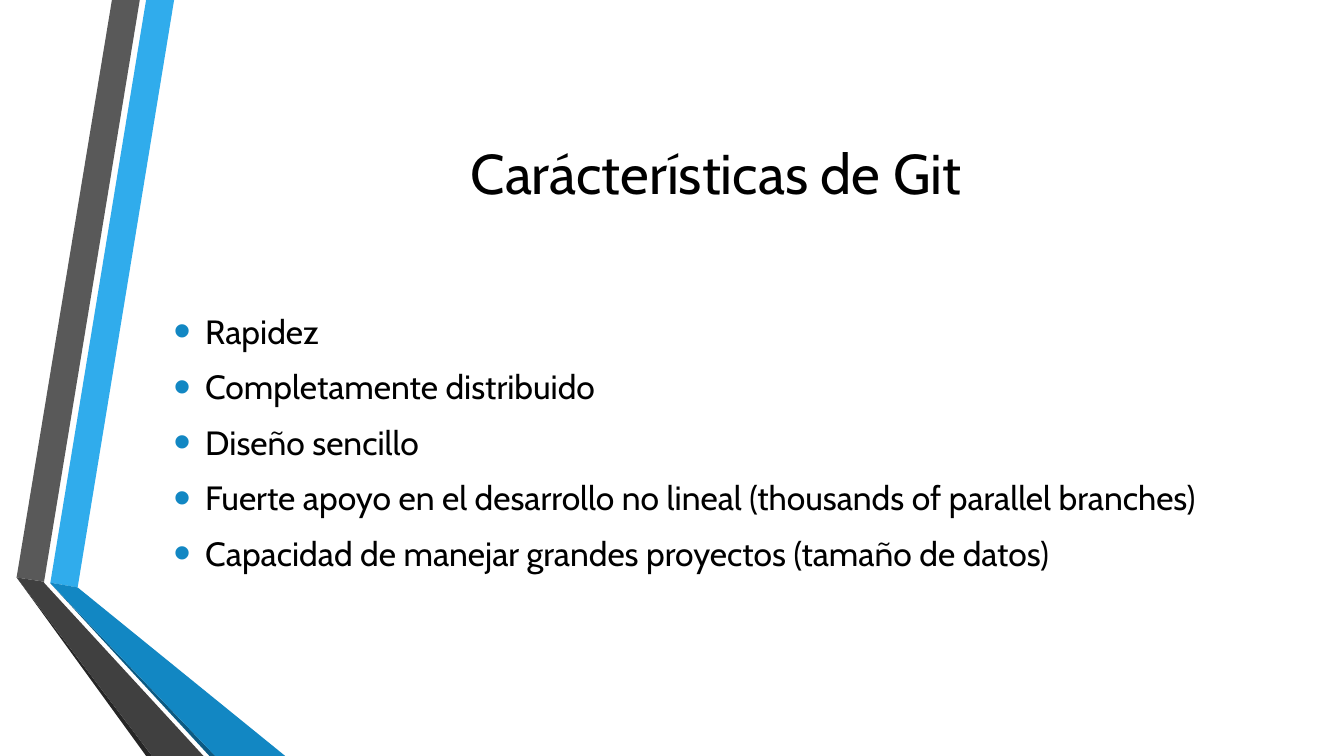
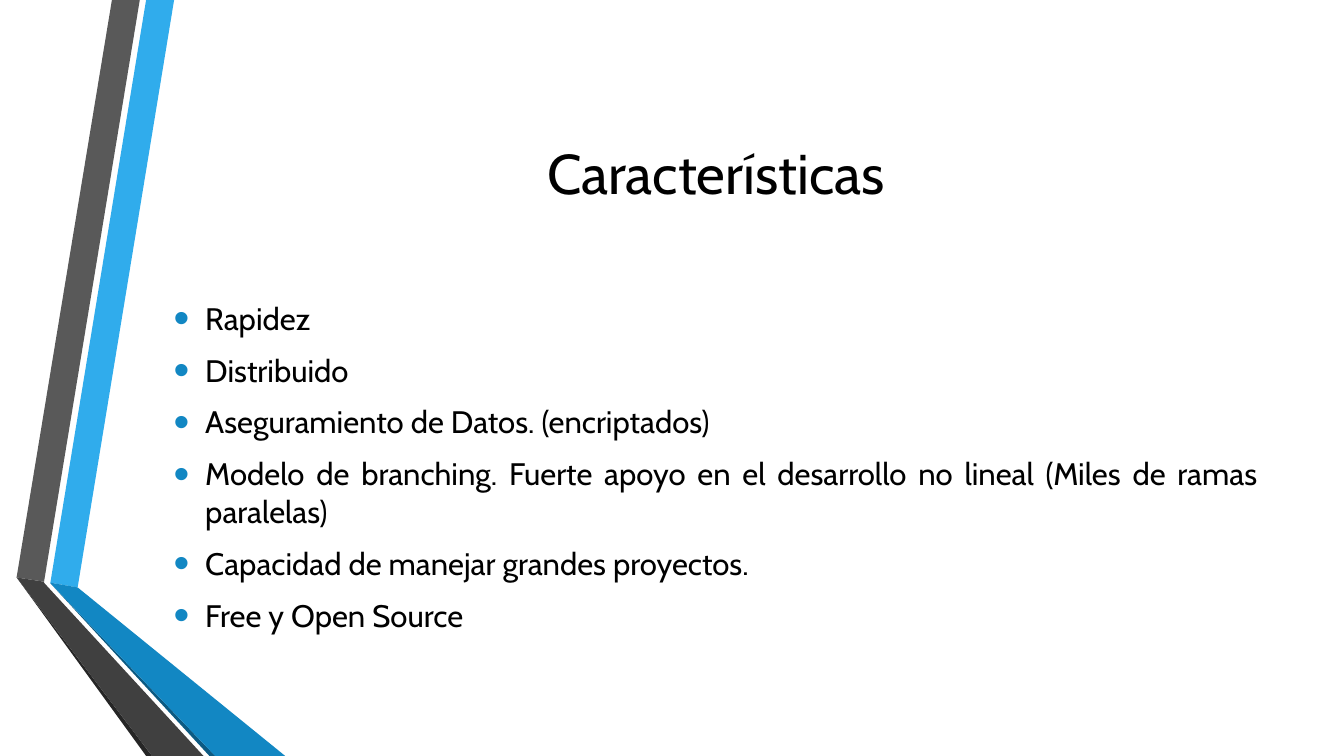
Before and after one commit to campus-digital/tutorialgit, a slide deck: slide 8 of documentos/Presentación3.pptx (slide 6 before the commit). Drawn at 1344x756 pixels with LibreOffice and Linux fonts; fonts in the diff are those of the drawing; background and template pictures are left out. Boxes give left, top, right and bottom in pixels: in the first picture for what was removed or moved away, otherwise in the second. Text is boxed around its words. In the diff, an @@ line names an element or a change of style, - is before the commit and + after.

```diff
--- a/documentos/Presentación3.pptx
+++ b/documentos/Presentación3.pptx
@@ title at [547,153,885,195]: text changed @@
-Carácterísticas de Git
+Características
@@ text at [205,306,310,337]: size 24 to 22.2 pt in "Rapidez" @@
@@ text at [205,358,1257,634]: text changed; size 24 to 22.2 pt @@
-• Completamente distribuido
-• Diseño sencillo
-• Fuerte apoyo en el desarrollo no lineal (thousands of parallel branches)
-• Capacidad de manejar grandes proyectos (tamaño de datos)
+• Distribuido
+• Aseguramiento de Datos. (encriptados)
+• Modelo de branching. Fuerte apoyo en el desarrollo no lineal (Miles de ramas paralelas)
+• Capacidad de manejar grandes proyectos.
+• Free y Open Source
```
Also in this commit, not shown: 7 other slides changed, 5 slides added.
